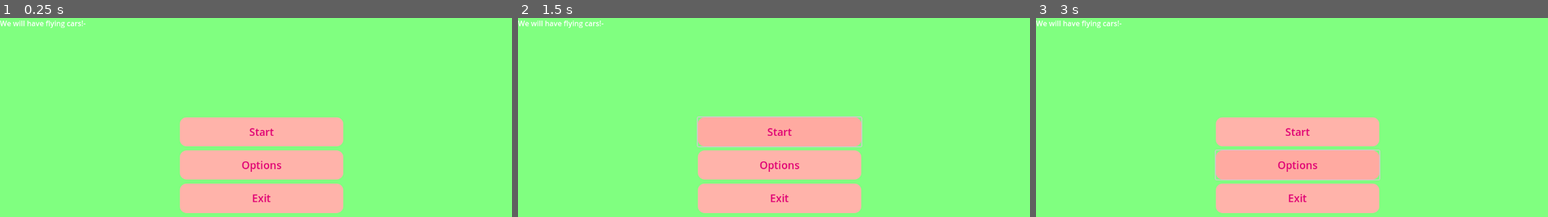
Above: before the commit, frames 1-3 (left to right).
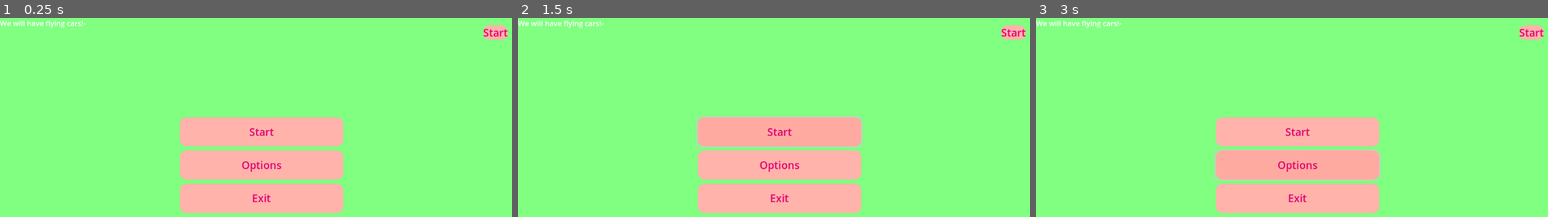
Above: after the commit, the same moments.

Repository: TeljeJedno/GGJ2025
Game: Godot game, scene res://Scenes/main_menu.tscn
Two runs of this game, one before a commit and one after it. Both use one fixed random seed, a clock stepped at 60 frames per second and the inputs below. This scene is started directly instead of the project's main scene.
Inputs:
- Up to frame 1 (0.25 s): no input
- Up to frame 2 (1.5 s): click "Start" at 0.5 s; click "Start" at 1.25 s
- Up to frame 3 (3 s): click "Start" at 2 s; click "Options" at 2.75 s

The runs differ from the first frame. In frame 1, 0.3% of the frame differs, in the area x 94-100%, y 3-11%; in frame 2, 0.3%; in frame 3, 0.3%.

Commit message:
add button

Diff:
--- a/Scenes/main_menu.tscn
+++ b/Scenes/main_menu.tscn
@@ -71,6 +71,22 @@
 theme_override_styles/normal = SubResource("StyleBoxFlat_g16de")
 text = "Start"
 
+[node name="Button1" type="Button" parent="VBoxContainer/Button1"]
+offset_left = 668.0
+offset_top = -203.5
+offset_right = 722.0
+offset_bottom = -171.5
+size_flags_vertical = 3
+theme_override_colors/font_hover_color = Color(0.878431, 0, 0.454902, 1)
+theme_override_colors/font_pressed_color = Color(0.878431, 0, 0.454902, 1)
+theme_override_colors/font_focus_color = Color(0.878431, 0, 0.454902, 1)
+theme_override_colors/font_color = Color(0.877106, 0, 0.45465, 1)
+theme_override_font_sizes/font_size = 23
+theme_override_styles/hover = SubResource("StyleBoxFlat_8oita")
+theme_override_styles/pressed = SubResource("StyleBoxFlat_x7yg2")
+theme_override_styles/normal = SubResource("StyleBoxFlat_g16de")
+text = "Start"
+
 [node name="Button2" type="Button" parent="VBoxContainer"]
 layout_mode = 2
 size_flags_vertical = 3
Not shown, changed: Assets/mainmenutexture.png.import
